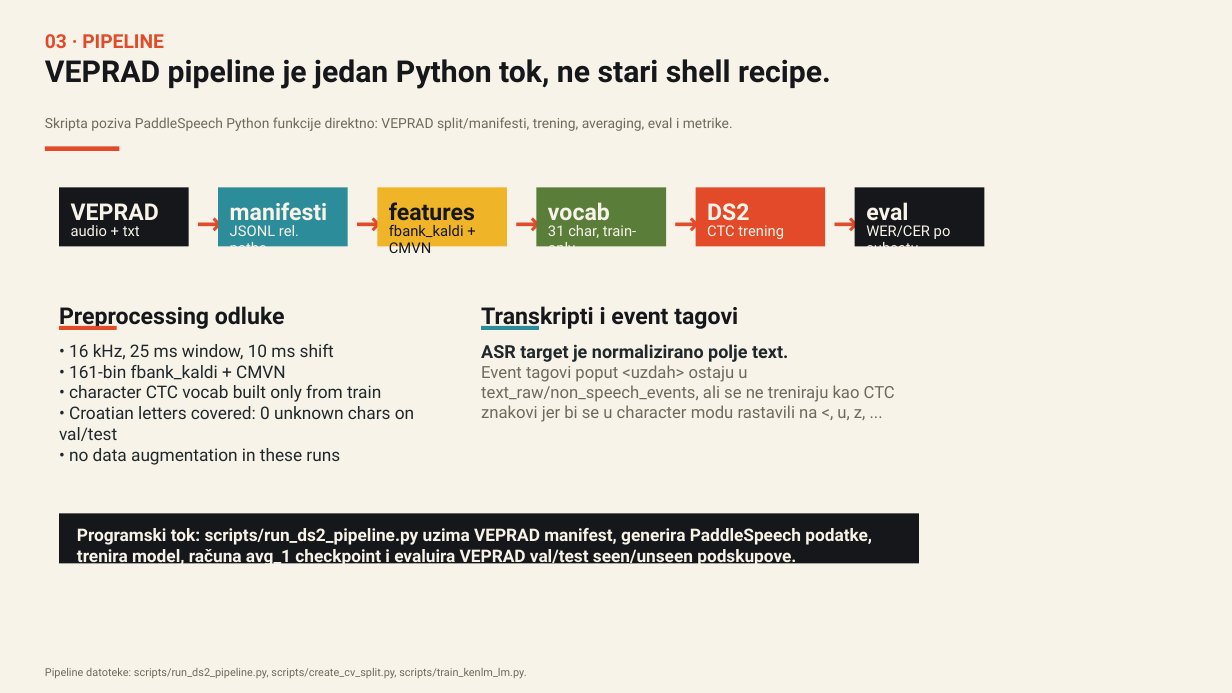
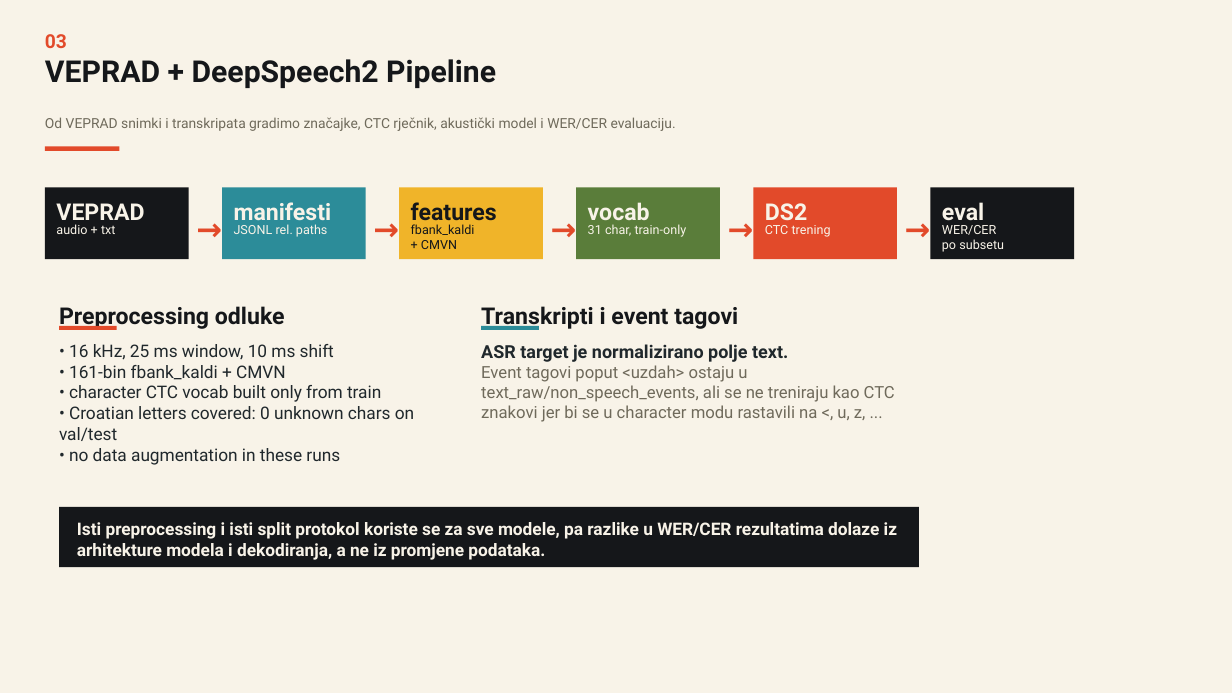
Before and after one commit to lukaIvanic/paddle_deepspeech2_clean, a slide deck: slide 3 of presentation/ROGJ_Deepspeech2_topic_presentation.pptx. Drawn at 1232x693 pixels with LibreOffice and Linux fonts; fonts in the diff are those of the drawing. Boxes give left, top, right and bottom in pixels: in the first picture for what was removed or moved away, otherwise in the second. Text is boxed around its words. In the diff, an @@ line names an element or a change of style, - is before the commit and + after.

Commit message:
Polish VEPRAD presentation slides

```diff
--- a/presentation/ROGJ_Deepspeech2_topic_presentation.pptx
+++ b/presentation/ROGJ_Deepspeech2_topic_presentation.pptx
@@ text at bbox=[45, 34, 67, 48]: text changed @@
-03 · PIPELINE
+03
@@ text at bbox=[45, 59, 496, 88]: text changed @@
-VEPRAD pipeline je jedan Python tok, ne stari shell recipe.
+VEPRAD + DeepSpeech2 Pipeline
@@ text at bbox=[45, 117, 676, 131]: text changed @@
-Skripta poziva PaddleSpeech Python funkcije direktno: VEPRAD split/manifesti, trening, averaging, eval i metrike.
+Od VEPRAD snimki i transkripata gradimo značajke, CTC rječnik, akustički model i WER/CER evaluaciju.
@@ rectangle: place and size @@
-rectangle at bbox=[59, 188, 189, 247]
+rectangle at bbox=[45, 188, 189, 260]
@@ text "VEPRAD": place and size @@
-text "VEPRAD" at bbox=[71, 203, 159, 226]
+text "VEPRAD" at bbox=[56, 203, 144, 226]
@@ rectangle: place and size @@
-rectangle at bbox=[218, 188, 348, 247]
+rectangle at bbox=[222, 188, 366, 260]
@@ text "manifesti": place and size @@
-text "manifesti" at bbox=[230, 202, 328, 226]
+text "manifesti" at bbox=[234, 202, 332, 226]
@@ rectangle: place and size @@
-rectangle at bbox=[377, 188, 506, 247]
+rectangle at bbox=[399, 188, 543, 260]
@@ text "features": place and size @@
-text "features" at bbox=[389, 202, 475, 226]
+text "features" at bbox=[411, 202, 497, 226]
@@ rectangle: place and size @@
-rectangle at bbox=[537, 188, 666, 247]
+rectangle at bbox=[577, 188, 721, 260]
@@ text "vocab": place and size @@
-text "vocab" at bbox=[548, 202, 610, 226]
+text "vocab" at bbox=[588, 202, 650, 226]
@@ rectangle: place and size @@
-rectangle at bbox=[696, 188, 825, 247]
+rectangle at bbox=[753, 188, 897, 260]
@@ text "DS2": place and size @@
-text "DS2" at bbox=[707, 203, 749, 226]
+text "DS2" at bbox=[765, 203, 807, 226]
@@ rectangle: place and size @@
-rectangle at bbox=[855, 188, 984, 247]
+rectangle at bbox=[931, 188, 1075, 260]
@@ text "eval": place and size @@
-text "eval" at bbox=[866, 202, 908, 226]
+text "eval" at bbox=[942, 202, 984, 226]
@@ text "audio + txt": place and size @@
-text "audio + txt" at bbox=[71, 225, 140, 236]
+text "audio + txt" at bbox=[56, 224, 116, 234]
@@ text "→": place and size @@
-text "→" at bbox=[196, 204, 219, 225]
+text "→" at bbox=[196, 210, 219, 230]
@@ text "→": place and size @@
-text "→" at bbox=[356, 204, 379, 225]
+text "→" at bbox=[373, 210, 396, 230]
@@ text at bbox=[411, 224, 475, 249]: text changed; size 11.5 to 9.8 pt @@
-fbank_kaldi + CMVN
+fbank_kaldi
++ CMVN
@@ text "→": place and size @@
-text "→" at bbox=[515, 204, 538, 225]
+text "→" at bbox=[551, 210, 574, 230]
@@ text "31 char, train-only": place and size @@
-text "31 char, train-only" at bbox=[548, 225, 636, 247]
+text "31 char, train-only" at bbox=[588, 224, 687, 237]
@@ text "→": place and size @@
-text "→" at bbox=[674, 204, 697, 225]
+text "→" at bbox=[728, 210, 751, 230]
@@ size 11.5 to 9.8 pt in 4 elements at bbox=[56, 224, 116, 234], bbox=[234, 224, 328, 237], bbox=[588, 224, 687, 237], bbox=[765, 225, 831, 237] @@
@@ text "CTC trening": place and size @@
-text "CTC trening" at bbox=[707, 225, 784, 239]
+text "CTC trening" at bbox=[765, 225, 831, 237]
@@ text "→": place and size @@
-text "→" at bbox=[833, 204, 856, 225]
+text "→" at bbox=[905, 210, 928, 230]
@@ text at bbox=[942, 225, 1004, 252]: text changed; size 11.5 to 9.8 pt @@
-WER/CER po subsetu
+WER/CER
+po subsetu
@@ rectangle: place and size @@
-rectangle at bbox=[59, 514, 920, 564]
+rectangle at bbox=[59, 507, 920, 567]
@@ text at bbox=[77, 522, 897, 560]: text changed @@
-Programski tok: scripts/run_ds2_pipeline.py uzima VEPRAD manifest, generira PaddleSpeech podatke, trenira model, računa avg_1 checkpoint i evaluira VEPRAD val/test seen/unseen podskupove.
+Isti preprocessing i isti split protokol koriste se za sve modele, pa razlike u WER/CER rezultatima dolaze iz arhitekture modela i dekodiranja, a ne iz promjene podataka.
@@ text removed at bbox=[45, 668, 526, 678] @@
-Pipeline datoteke: scripts/run_ds2_pipeline.py, scripts/create_cv_split.py, scripts/train_kenlm_lm.py.
```
Also in this commit, not shown: 4 other slides changed, 3 slides added, 2 slides removed, 1 other file.
